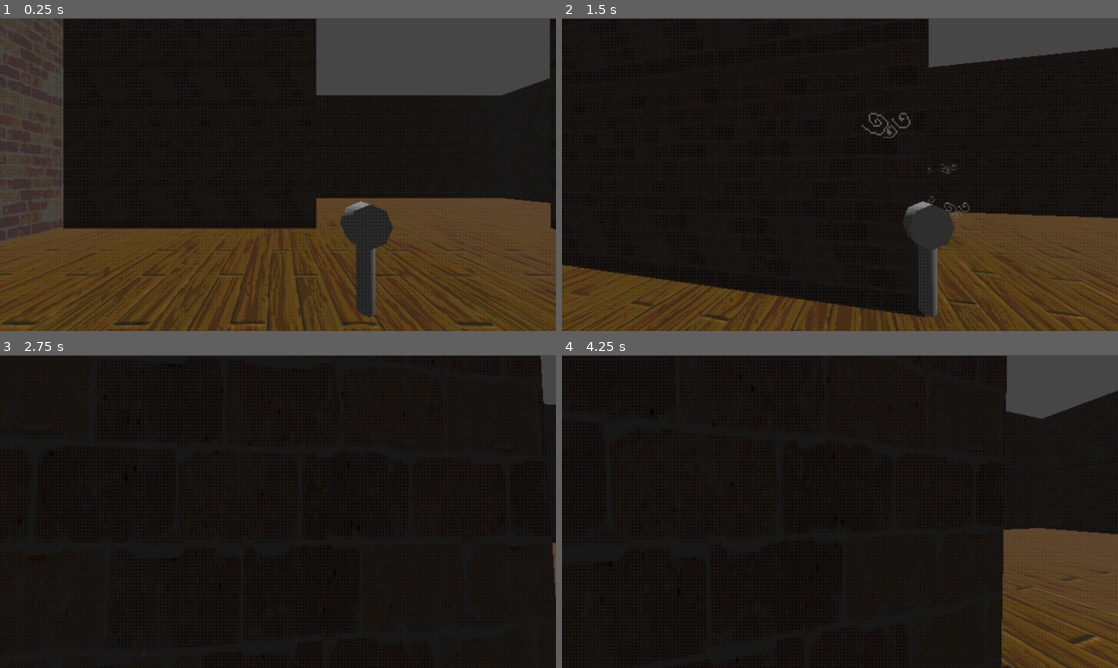
Above: before the commit, frames 1-4 (two rows, left to right).
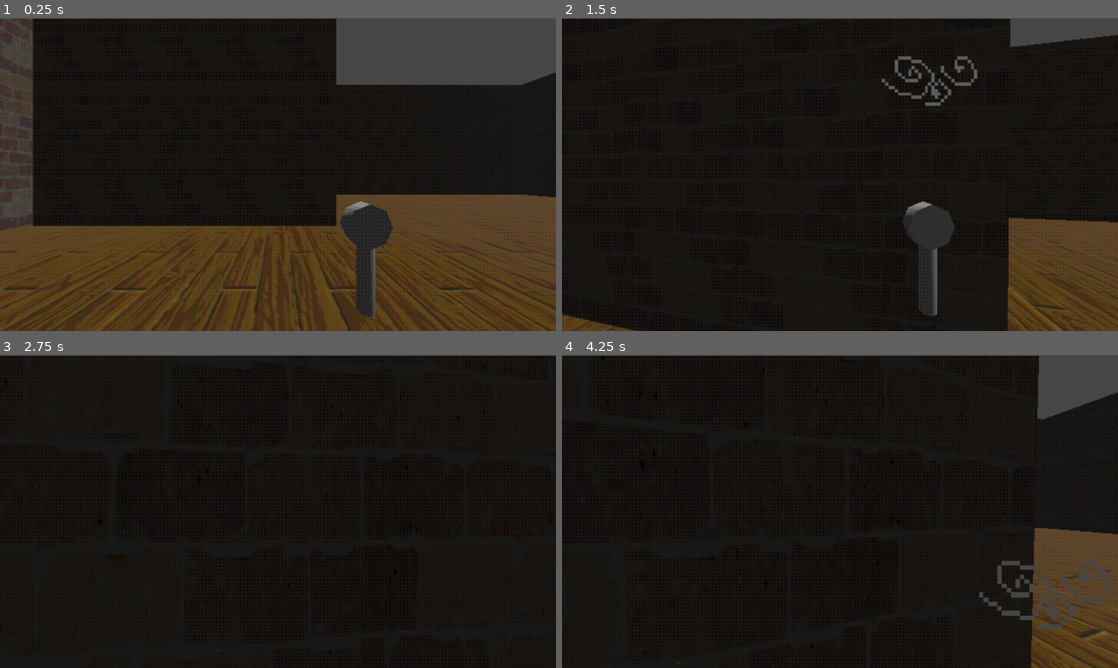
Above: after the commit, the same moments.

Repository: electrp/ggj25
Game: Godot game, scene res://levels/lvl_Room1.tscn
Two runs of this game, one before a commit and one after it. Both use one fixed random seed, a clock stepped at 60 frames per second and the inputs below. This scene is started directly instead of the project's main scene.
Inputs (mouse positions are in pixels of both pictures, inside the frame that each line leads up to):
- Up to frame 1 (0.25 s): no input
- Up to frame 2 (1.5 s): move the mouse to (867, 174) at 0.52 s; press the mouse at (867, 174) at 0.53 s; hold Up (ui_up) from 0.53 s (still down); tap Space (ui_accept) at 0.77 s; move the mouse to (812, 174) at 1.27 s; release the mouse at (812, 174) at 1.28 s; tap E (Interact) at 1.35 s; click (812, 174) at 1.42 s
- Up to frame 3 (2.75 s): keep holding Up (ui_up); tap Space (ui_accept) at 1.52 s; move the mouse to (289, 505) at 2.02 s; press the mouse at (289, 505) at 2.03 s
- Up to frame 4 (4.25 s): keep holding Up (ui_up); tap Enter at 2.75 s; move the mouse to (834, 517) at 2.77 s; release the mouse at (834, 517) at 2.78 s; tap E (Interact) at 2.85 s; click (834, 517) at 2.92 s; tap Space (ui_accept) at 3.02, 3.77 s; move the mouse to (878, 514) at 3.52 s; press the mouse at (878, 514) at 3.53 s

The runs differ from the first frame. In frame 1, 9.2% of the frame differs, in the area x 0-100%, y 0-100%; in frame 2, 17%; in frame 3, 0.5%; in frame 4, 4.6%.

Commit message:
fixing bubble behind walls

Diff:
--- a/ggj25/levels/lvl_Room1.tscn
+++ b/ggj25/levels/lvl_Room1.tscn
@@ -1,16 +1,15 @@
-[gd_scene load_steps=14 format=3 uid="uid://b7kkhjp281kc6"]
+[gd_scene load_steps=13 format=3 uid="uid://b7kkhjp281kc6"]
 
 [ext_resource type="PackedScene" uid="uid://b5logkqgxqaun" path="res://prefabs/pf_Player.tscn" id="1_2lqyt"]
 [ext_resource type="Shader" path="res://assets/shaders/psx.gdshader" id="1_txtqo"]
 [ext_resource type="Material" uid="uid://b7emld1r7yxmu" path="res://assets/materials/mat_Floor.tres" id="2_03ixh"]
 [ext_resource type="PackedScene" uid="uid://j4sd65yaxc0i" path="res://prefabs/pf_BubbleSpawner.tscn" id="2_j1ux3"]
 [ext_resource type="PackedScene" uid="uid://divgqk0d2lwlt" path="res://prefabs/pf_Fan.tscn" id="3_43o8t"]
-[ext_resource type="Material" uid="uid://dtf0gntn1ya0r" path="res://assets/materials/mat_Wall.tres" id="3_j23t1"]
+[ext_resource type="Material" uid="uid://bglg5a4gy00pv" path="res://assets/materials/mat_Wall.tres" id="3_j23t1"]
 [ext_resource type="PackedScene" uid="uid://cvtqjhvbijcac" path="res://prefabs/pf_Vent.tscn" id="3_xm7k1"]
 [ext_resource type="PackedScene" uid="uid://blp4ky1vg6all" path="res://assets/materials/models/grate.fbx" id="5_d6it0"]
 [ext_resource type="PackedScene" uid="uid://r5iernwak6gt" path="res://prefabs/pf_PauseMenu.tscn" id="5_upi7x"]
 [ext_resource type="PackedScene" uid="uid://dmjmirg3qxamh" path="res://prefabs/pf_Door.tscn" id="6_6pof4"]
-[ext_resource type="Material" uid="uid://b4gr2m1diyg70" path="res://assets/materials/mat_Pillar.tres" id="10_d4js3"]
 
 [sub_resource type="ShaderMaterial" id="ShaderMaterial_1nht1"]
 shader = ExtResource("1_txtqo")
@@ -59,7 +58,7 @@
 render_target_update_mode = 4
 
 [node name="Floor" type="CSGBox3D" parent="SubViewportContainer/SubViewport" groups=["poppable"]]
-transform = Transform3D(100.099, 0, 0, 0, 1.00099, 0, 0, 0, 100.099, 0.00841141, 0.301311, 0.0264606)
+transform = Transform3D(100.099, 0, 0, 0, 1.00099, 0, 0, 0, 100.099, 0.00888634, 0.306467, 0.00823784)
 material_override = ExtResource("2_03ixh")
 use_collision = true
 
@@ -80,7 +79,7 @@
 use_collision = true
 
 [node name="DirectionalLight3D" type="DirectionalLight3D" parent="SubViewportContainer/SubViewport"]
-transform = Transform3D(-0.0130407, -0.914685, 0.403957, -0.0295129, 0.404168, 0.914209, -0.999479, -3.72722e-08, -0.0322656, 13.3423, 19.5897, 0.0130472)
+transform = Transform3D(-0.0130407, -0.914685, 0.403957, -0.0295129, 0.404168, 0.914209, -0.999479, -3.72199e-08, -0.0322656, 13.3562, 19.5897, 0)
 
 [node name="WallLeft2" type="CSGBox3D" parent="SubViewportContainer/SubViewport" groups=["poppable"]]
 transform = Transform3D(-4.37114e-07, 0, 0.266045, 0, 9.49386, 0, -10, 0, -1.16292e-08, 4.91649, 5.60184, -9.38814)
@@ -89,7 +88,7 @@
 size = Vector3(0.861328, 1, 1)
 
 [node name="Player" parent="SubViewportContainer/SubViewport" instance=ExtResource("1_2lqyt")]
-transform = Transform3D(0.999997, 0.00054823, 0.00234128, -0.000543907, 0.999998, -0.00185548, -0.00234229, 0.00185421, 0.999996, 3.5273, 2.51649, 1.02365)
+transform = Transform3D(1, 0, 0, 0, 1, 0, 0, 0, 1, 3.09027, 1.82582, 0.0133736)
 
 [node name="BubbleSpawner" parent="SubViewportContainer/SubViewport" instance=ExtResource("2_j1ux3")]
 transform = Transform3D(-4.37114e-08, -0.130368, -4.37114e-08, 0, -5.69858e-09, 1, -1, 5.69858e-09, 1.91069e-15, 14.4437, 2.25992, 0.852121)
@@ -187,29 +186,29 @@
 size = Vector3(0.443375, 0.247559, 1)
 
 [node name="WallRight9" type="CSGBox3D" parent="SubViewportContainer/SubViewport" groups=["poppable"]]
-transform = Transform3D(27.8161, 0, 4.65168e-08, 0, 9.49386, 0, -4.86352e-06, 0, 0.266045, 31.1891, 3.33828, 5.84344)
-use_collision = true
-size = Vector3(0.489395, 0.536621, 1)
+transform = Transform3D(27.8161, 0, 4.65168e-08, 0, 9.49386, 0, -4.86352e-06, 0, 0.266045, 31.4796, 3.33828, 5.84344)
+use_collision = true
+size = Vector3(0.510285, 0.536621, 1)
 
 [node name="Fan" parent="SubViewportContainer/SubViewport" instance=ExtResource("3_43o8t")]
-transform = Transform3D(5.66211, 0, 5.50815e-07, 0, -3.66408, 0, 4.94997e-07, 0, -6.3006, 29.5719, 3.04644, 12.1947)
-power = 0.15
+transform = Transform3D(5.59327, 0, 5.44118e-07, 0, -3.61953, 0, 4.88979e-07, 0, -6.22399, 29.5719, 3.04644, 12.1947)
+power = 0.25
 
 [node name="PfDoor2" parent="SubViewportContainer/SubViewport" instance=ExtResource("6_6pof4")]
-transform = Transform3D(3.103, 4.02844e-07, 0, -2.71273e-07, 4.608, 0, 0, 0, 0.091, 37.9933, 3.39271, 5.80553)
+transform = Transform3D(3.103, 4.02844e-07, 0, -2.71273e-07, 4.608, 0, 0, 0, 0.091, 38.5883, 3.39271, 5.8072)
 script = SubResource("GDScript_a0aq6")
 door_time = 1.0
 door_end = Vector3(0, 70, 0)
 
 [node name="WallRight10" type="CSGBox3D" parent="SubViewportContainer/SubViewport" groups=["poppable"]]
-transform = Transform3D(27.8161, 0, 4.65168e-08, 0, 9.49386, 0, -4.86352e-06, 0, 0.266045, 41.0973, 3.36721, 5.83853)
-use_collision = true
-size = Vector3(0.00708397, 0.536621, 1)
+transform = Transform3D(27.8161, 0, 4.65168e-08, 0, 9.49386, 0, -4.86352e-06, 0, 0.266045, 41.9205, 3.36721, 5.83853)
+use_collision = true
+size = Vector3(0.0151445, 0.536621, 1)
 
 [node name="WallRight11" type="CSGBox3D" parent="SubViewportContainer/SubViewport" groups=["poppable"]]
-transform = Transform3D(3.51541e-05, 0, -0.266045, 0, 9.49386, 0, 268.077, 0, 3.48876e-08, 44.6039, 3.36721, -7.12501)
-use_collision = true
-size = Vector3(0.132918, 0.536621, 1)
+transform = Transform3D(3.51541e-05, 0, -0.266045, 0, 9.49386, 0, 268.077, 0, 3.48876e-08, 44.6039, 3.36721, -1.20229)
+use_collision = true
+size = Vector3(0.0887308, 0.536621, 1)
 
 [node name="WallRight12" type="CSGBox3D" parent="SubViewportContainer/SubViewport" groups=["poppable"]]
 transform = Transform3D(3.51541e-05, 0, -0.266045, 0, 9.49386, 0, 268.077, 0, 3.48876e-08, 44.6039, 3.36721, 7.44928)
@@ -217,169 +216,69 @@
 size = Vector3(0.0241854, 0.536621, 1)
 
 [node name="WallLeft10" type="CSGBox3D" parent="SubViewportContainer/SubViewport" groups=["poppable"]]
-transform = Transform3D(-4.37114e-07, 0, 0.266045, 0, 9.49386, 0, -10, 0, -1.16292e-08, 41.2433, 0.782259, 8.12125)
+transform = Transform3D(-4.37114e-07, 0, 0.266045, 0, 9.49386, 0, -10, 0, -1.16292e-08, 42.0194, 0.782259, 8.12125)
 use_collision = true
 size = Vector3(0.472229, 0.194824, 1)
 
 [node name="WallLeft11" type="CSGBox3D" parent="SubViewportContainer/SubViewport" groups=["poppable"]]
-transform = Transform3D(-4.37114e-07, 0, 0.266045, 0, 9.49386, 0, -10, 0, -1.16292e-08, 41.1676, 4.29065, 8.13799)
+transform = Transform3D(-4.37114e-07, 0, 0.266045, 0, 9.49386, 0, -10, 0, -1.16292e-08, 42.0279, 4.29065, 8.14264)
 use_collision = true
 size = Vector3(0.439209, 0.304382, 1)
 
 [node name="Fan2" parent="SubViewportContainer/SubViewport" instance=ExtResource("3_43o8t")]
-transform = Transform3D(3.30679, 0, 5.5838e-07, 0, -3.61953, 0, 2.89089e-07, 0, -6.38712, 43.159, 3.07538, 12.1898)
+transform = Transform3D(2.3034, 0, 5.5838e-07, 0, -3.61953, 0, 2.0137e-07, 0, -6.38712, 43.3165, 3.07538, 12.1898)
 power = 0.07
 
 [node name="WallLeft12" type="CSGBox3D" parent="SubViewportContainer/SubViewport" groups=["poppable"]]
-transform = Transform3D(-10, 0, -2.32584e-08, 0, 9.49386, 0, 8.74228e-07, 0, -0.266045, 43.13, 0.782259, 5.84862)
-use_collision = true
-size = Vector3(0.396858, 0.194824, 1)
+transform = Transform3D(-10, 0, -2.32584e-08, 0, 9.49386, 0, 8.74228e-07, 0, -0.266045, 43.4943, 0.782259, 5.84862)
+use_collision = true
+size = Vector3(0.324005, 0.194824, 1)
 
 [node name="WallLeft13" type="CSGBox3D" parent="SubViewportContainer/SubViewport" groups=["poppable"]]
-transform = Transform3D(-9.94631, 0, -2.31335e-08, 0, 9.44289, 0, 8.69534e-07, 0, -0.264617, 42.9878, 4.2832, 5.90066)
-use_collision = true
-size = Vector3(0.360855, 0.304382, 1)
+transform = Transform3D(-10, 0, -2.32584e-08, 0, 9.49386, 0, 8.74228e-07, 0, -0.266045, 43.2919, 4.27886, 5.91395)
+use_collision = true
+size = Vector3(0.300659, 0.304382, 1)
 
 [node name="grate2" parent="SubViewportContainer/SubViewport" instance=ExtResource("5_d6it0")]
-transform = Transform3D(1.28786e-06, -6.84957e-07, -1.349, 0, 7.835, -1.17933e-07, -29.4627, -2.99404e-14, -5.89667e-08, 41.1992, 2.27462, 8.16173)
+transform = Transform3D(1.28786e-06, -6.84957e-07, -1.349, 0, 7.835, -1.17933e-07, -29.4627, -2.99404e-14, -5.89667e-08, 42.0575, 2.27462, 8.16173)
 
 [node name="grate3" parent="SubViewportContainer/SubViewport" instance=ExtResource("5_d6it0")]
-transform = Transform3D(23.0259, 4.20986e-15, 1.17933e-07, -7.15157e-21, 7.835, -1.17933e-07, 2.01299e-06, -6.84957e-07, -1.349, 42.8021, 2.28249, 5.83745)
+transform = Transform3D(15.6182, 4.20986e-15, 1.17933e-07, -4.85083e-21, 7.835, -1.17933e-07, 1.36539e-06, -6.84957e-07, -1.349, 43.2888, 2.27462, 5.8371)
 
 [node name="Node3D" parent="SubViewportContainer/SubViewport/grate3" instance=ExtResource("3_xm7k1")]
 transform = Transform3D(-0.124, -1.32883e-08, 8.50316e-08, 1.08404e-08, -0.152, -4.82366e-08, -1.10989e-07, 7.71786e-08, -0.095, 0, 0, 0.277514)
 
-[node name="WallRight13" type="CSGBox3D" parent="SubViewportContainer/SubViewport" groups=["poppable"]]
-transform = Transform3D(-134.038, 0, -0.230402, 0, 9.49386, 0, 232.161, 0, -0.133023, 39.2111, 3.39614, 3.09619)
+[node name="PauseMenu" parent="." instance=ExtResource("5_upi7x")]
+
+[node name="WallRight11" type="CSGBox3D" parent="." groups=["poppable"]]
+transform = Transform3D(-134.038, 0, -0.230402, 0, 9.49386, 0, 232.161, 0, -0.133023, 39.1812, 3.36721, 3.1011)
 use_collision = true
 size = Vector3(0.0225687, 0.536621, 1)
 
-[node name="WallRight14" type="CSGBox3D" parent="SubViewportContainer/SubViewport" groups=["poppable"]]
-transform = Transform3D(3.51541e-05, 0, -0.266045, 0, 9.49386, 0, 268.077, 0, 3.48876e-08, 40.6676, 3.38551, -3.16561)
+[node name="WallRight12" type="CSGBox3D" parent="." groups=["poppable"]]
+transform = Transform3D(3.51541e-05, 0, -0.266045, 0, 9.49386, 0, 268.077, 0, 3.48876e-08, 40.6377, 3.35658, -3.1607)
 use_collision = true
 size = Vector3(0.0271464, 0.536621, 1)
 
-[node name="WallRight15" type="CSGBox3D" parent="SubViewportContainer/SubViewport" groups=["poppable"]]
-transform = Transform3D(3.51541e-05, 0, -0.266045, 0, 9.49386, 0, 268.077, 0, 3.48876e-08, 42.1742, 3.38551, -3.30511)
-material_override = ExtResource("10_d4js3")
+[node name="WallRight13" type="CSGBox3D" parent="." groups=["poppable"]]
+transform = Transform3D(3.51541e-05, 0, -0.266045, 0, 9.49386, 0, 268.077, 0, 3.48876e-08, 42.1443, 3.35658, -3.3002)
 use_collision = true
 size = Vector3(0.001, 0.536621, 1)
 
-[node name="WallRight16" type="CSGBox3D" parent="SubViewportContainer/SubViewport" groups=["poppable"]]
-transform = Transform3D(3.51541e-05, 0, -0.266045, 0, 9.49386, 0, 268.077, 0, 3.48876e-08, 44.1951, 3.42634, -5.41126)
-material_override = ExtResource("10_d4js3")
+[node name="WallRight14" type="CSGBox3D" parent="." groups=["poppable"]]
+transform = Transform3D(3.51541e-05, 0, -0.266045, 0, 9.49386, 0, 268.077, 0, 3.48876e-08, 44.1652, 3.39741, -5.40635)
 use_collision = true
 size = Vector3(0.001, 0.536621, 1)
 
-[node name="WallRight17" type="CSGBox3D" parent="SubViewportContainer/SubViewport" groups=["poppable"]]
-transform = Transform3D(3.51541e-05, 0, -0.266045, 0, 9.49386, 0, 268.077, 0, 3.48876e-08, 43.4418, 3.42634, -5.6575)
-material_override = ExtResource("10_d4js3")
+[node name="WallRight15" type="CSGBox3D" parent="." groups=["poppable"]]
+transform = Transform3D(3.51541e-05, 0, -0.266045, 0, 9.49386, 0, 268.077, 0, 3.48876e-08, 43.4119, 3.39741, -5.65259)
 use_collision = true
 size = Vector3(0.001, 0.536621, 1)
 
-[node name="WallRight18" type="CSGBox3D" parent="SubViewportContainer/SubViewport" groups=["poppable"]]
-transform = Transform3D(-68.8635, 0, -0.257118, 0, 9.49386, 0, 259.081, 0, -0.0683416, 40.9731, 3.32834, -6.97478)
+[node name="WallRight16" type="CSGBox3D" parent="." groups=["poppable"]]
+transform = Transform3D(-68.8635, 0, -0.257118, 0, 9.49386, 0, 259.081, 0, -0.0683416, 40.9432, 3.29941, -6.96987)
 use_collision = true
 size = Vector3(0.0436518, 0.536621, 1)
-
-[node name="WallRight19" type="CSGBox3D" parent="SubViewportContainer/SubViewport" groups=["poppable"]]
-transform = Transform3D(124.265, 0, -0.235736, 0, 9.49386, 0, 237.536, 0, 0.123324, 41.1481, 3.32834, -15.0868)
-use_collision = true
-size = Vector3(0.0217559, 0.536621, 1)
-
-[node name="WallRight20" type="CSGBox3D" parent="SubViewportContainer/SubViewport" groups=["poppable"]]
-transform = Transform3D(268.077, 0, 0, 0, 9.49386, 0, 0, 0, 0.266046, 23.2575, 3.32834, -17.5986)
-use_collision = true
-size = Vector3(0.124398, 0.536621, 1)
-
-[node name="WallRight21" type="CSGBox3D" parent="SubViewportContainer/SubViewport" groups=["poppable"]]
-transform = Transform3D(268.077, 0, 0, 0, 9.49386, 0, 0, 0, 0.266046, 25.6989, 3.34109, -25.0098)
-use_collision = true
-size = Vector3(0.141249, 0.539307, 1)
-
-[node name="WallRight22" type="CSGBox3D" parent="SubViewportContainer/SubViewport" groups=["poppable"]]
-transform = Transform3D(3.51541e-05, 0, -0.266045, 0, 9.49386, 0, 268.077, 0, 3.48876e-08, 37.6809, 3.42634, -19.7822)
-material_override = ExtResource("10_d4js3")
-use_collision = true
-size = Vector3(0.001, 0.536621, 1)
-
-[node name="WallRight23" type="CSGBox3D" parent="SubViewportContainer/SubViewport" groups=["poppable"]]
-transform = Transform3D(3.51541e-05, 0, -0.266045, 0, 9.49386, 0, 268.077, 0, 3.48876e-08, 36.6219, 3.42634, -19.9831)
-material_override = ExtResource("10_d4js3")
-use_collision = true
-size = Vector3(0.001, 0.536621, 1)
-
-[node name="WallRight24" type="CSGBox3D" parent="SubViewportContainer/SubViewport" groups=["poppable"]]
-transform = Transform3D(3.51541e-05, 0, -0.266045, 0, 9.49386, 0, 268.077, 0, 3.48876e-08, 34.9492, 3.42634, -22.6827)
-material_override = ExtResource("10_d4js3")
-use_collision = true
-size = Vector3(0.001, 0.536621, 1)
-
-[node name="WallRight25" type="CSGBox3D" parent="SubViewportContainer/SubViewport" groups=["poppable"]]
-transform = Transform3D(3.51541e-05, 0, -0.266045, 0, 9.49386, 0, 268.077, 0, 3.48876e-08, 34.2647, 3.42634, -22.9523)
-material_override = ExtResource("10_d4js3")
-use_collision = true
-size = Vector3(0.001, 0.536621, 1)
-
-[node name="WallRight26" type="CSGBox3D" parent="SubViewportContainer/SubViewport" groups=["poppable"]]
-transform = Transform3D(3.51541e-05, 0, -0.266045, 0, 9.49386, 0, 268.077, 0, 3.48876e-08, 33.3843, 3.42634, -23.2814)
-material_override = ExtResource("10_d4js3")
-use_collision = true
-size = Vector3(0.001, 0.536621, 1)
-
-[node name="WallRight27" type="CSGBox3D" parent="SubViewportContainer/SubViewport" groups=["poppable"]]
-transform = Transform3D(0.000108221, 0, -0.266045, 0, 9.49386, 0, 825.265, 0, 3.48876e-08, 30.103, 3.42634, -23.3147)
-material_override = ExtResource("10_d4js3")
-use_collision = true
-size = Vector3(0.001, 0.536621, 1)
-
-[node name="WallRight28" type="CSGBox3D" parent="SubViewportContainer/SubViewport" groups=["poppable"]]
-transform = Transform3D(0.000108221, 0, -0.266045, 0, 9.49386, 0, 825.265, 0, 3.48876e-08, 27.0681, 3.42634, -21.1932)
-material_override = ExtResource("10_d4js3")
-use_collision = true
-size = Vector3(0.001, 0.536621, 1)
-
-[node name="WallRight29" type="CSGBox3D" parent="SubViewportContainer/SubViewport" groups=["poppable"]]
-transform = Transform3D(0.000108221, 0, -0.266045, 0, 9.49386, 0, 825.265, 0, 3.48876e-08, 30.0739, 3.42634, -19.3618)
-material_override = ExtResource("10_d4js3")
-use_collision = true
-size = Vector3(0.001, 0.536621, 1)
-
-[node name="WallRight30" type="CSGBox3D" parent="SubViewportContainer/SubViewport" groups=["poppable"]]
-transform = Transform3D(0.000108221, 0, -0.266045, 0, 9.49386, 0, 825.265, 0, 3.48876e-08, 30.0739, 3.42634, -19.3618)
-use_collision = true
-size = Vector3(0.001, 0.536621, 1)
-
-[node name="WallRight31" type="CSGBox3D" parent="SubViewportContainer/SubViewport" groups=["poppable"]]
-transform = Transform3D(583.551, 0, -0.188122, 0, 9.49386, 0, 583.551, 0, 0.188122, 24.5743, 3.31925, -18.9275)
-use_collision = true
-size = Vector3(0.00439746, 0.536621, 1)
-
-[node name="WallRight32" type="CSGBox3D" parent="SubViewportContainer/SubViewport" groups=["poppable"]]
-transform = Transform3D(-485.126, -3.70511e-06, -0.215224, -0.0649321, 9.49386, 1.50827e-05, 667.619, 0.000920682, -0.156393, 24.5342, 3.31925, -23.9068)
-use_collision = true
-size = Vector3(0.00488867, 0.536621, 1)
-
-[node name="PauseMenu" parent="." instance=ExtResource("5_upi7x")]
-
-[node name="Fan" parent="." instance=ExtResource("3_43o8t")]
-transform = Transform3D(-3.17103e-07, 0, 13.4737, 0, 4.15205, 0, -7.25447, 0, -5.88955e-07, 10.0785, 3.12673, -21.3616)
-power = 0.5
-
-[node name="WallRight21" type="CSGBox3D" parent="." groups=["poppable"]]
-transform = Transform3D(258.942, 0, 0.0688577, 0, 9.49386, 0, -69.3834, 0, 0.25698, 4.35305, 3.34109, -24.3331)
-use_collision = true
-size = Vector3(0.019543, 0.539307, 1)
-
-[node name="WallRight22" type="CSGBox3D" parent="." groups=["poppable"]]
-transform = Transform3D(258.942, 0, -0.0688576, 0, 9.49386, 0, 69.3834, 0, 0.25698, 4.35305, 3.34109, -18.1993)
-use_collision = true
-size = Vector3(0.019543, 0.539307, 1)
-
-[node name="WallLeft12" type="CSGBox3D" parent="." groups=["poppable"]]
-transform = Transform3D(1.79893e-06, 0, -0.266045, 0, 9.49386, 0, 13.7182, 0, 3.48876e-08, 2.34121, 0.782259, -21.2319)
-use_collision = true
-size = Vector3(0.396858, 0.194824, 1)
 
 [connection signal="bubble_entered" from="SubViewportContainer/SubViewport/grate/Node3D" to="SubViewportContainer/SubViewport/PfDoor" method="_on_node_3d_bubble_entered"]
 [connection signal="bubble_entered" from="SubViewportContainer/SubViewport/grate3/Node3D" to="SubViewportContainer/SubViewport/PfDoor2" method="_on_node_3d_bubble_entered"]
--- a/ggj25/prefabs/pf_Fan.tscn
+++ b/ggj25/prefabs/pf_Fan.tscn
@@ -15,14 +15,9 @@
 @onready var end_marker: Node3D = $Area3D/CollisionShape3D/EndMarker
 @onready var particle_emitter = $GPUParticles3D
 
-# Called when the node enters the scene tree for the first time.
-func _ready() -> void:
-	pass # Replace with function body.
-
-
 # Called every frame. 'delta' is the elapsed time since the previous frame.
 func _physics_process(delta: float) -> void:
-	if(!activate):
+	if !activate:
 		particle_emitter.emitting = false
 		return
 	else:
@@ -30,28 +25,38 @@
 
 	var norm = end_marker.global_position - self.global_position
 	falloff_scale = norm.length()
-	plane = Plane(norm.normalized(), self.global_position);
+	plane = Plane(norm.normalized(), self.global_position)
 
 	for node in $Area3D.get_overlapping_bodies():
-		if(!node.is_in_group(\"pushable\")):
+		if !node.is_in_group(\"pushable\"):
 			continue
 
-		if(!node is RigidBody3D):
+		if !node is RigidBody3D:
 			continue
 
 		var rb = node as RigidBody3D
 
-		if(falloff):
+		var ray_origin = self.global_position
+		var ray_target = node.global_position
+		var space_state = get_world_3d().direct_space_state
+
+		var query = PhysicsRayQueryParameters3D.new()
+		query.from = ray_origin
+		query.to = ray_target
+		query.collide_with_bodies = true
+		query.exclude = [self, node]
+
+		# 충돌 체크
+		var result = space_state.intersect_ray(query)
+		if result.size() > 0:
+			continue
+
+		if falloff:
 			var dist: float = plane.distance_to(node.global_position)
 			var scale = abs(1 - dist / falloff_scale)
 			rb.apply_impulse(power * scale * plane.normal)
 		else:
 			rb.apply_impulse(power * plane.normal)
-
-	pass
-
-func _on_area_3d_area_entered(area: Area3D) -> void:
-	pass # Replace with function body.
 "
 
 [sub_resource type="BoxShape3D" id="BoxShape3D_bcesa"]
--- a/ggj25/prefabs/pf_Player.tscn
+++ b/ggj25/prefabs/pf_Player.tscn
@@ -44,4 +44,4 @@
 transform = Transform3D(2.5, 0, 0, 0, -1.09278e-08, 1.25, 0, -0.5, -1.09278e-07, 0.0136642, 1.46638, -0.0119386)
 
 [node name="PortableFan" parent="CharacterBody3D" instance=ExtResource("3_dev6a")]
-transform = Transform3D(-1, 0, -8.74228e-08, 0, 1, 0, 8.74228e-08, 0, -1, -2.91038e-11, 0, -0.673047)
+transform = Transform3D(-1, 0, -8.74228e-08, 0, 1, 0, 8.74228e-08, 0, -1, 0, 0, 0.5)
--- a/ggj25/prefabs/pf_PortableFan.tscn
+++ b/ggj25/prefabs/pf_PortableFan.tscn
@@ -5,7 +5,7 @@
 [node name="PortableFan" type="Node3D"]
 
 [node name="Fan" parent="." instance=ExtResource("1_45sr3")]
-transform = Transform3D(2.72637, 0, 0, 0, 2.72637, 0, 0, 0, 8.64072, -0.592832, 0.428613, 0.377789)
+transform = Transform3D(2.726, 0, 0, 0, 2.726, 0, 0, 0, 9, -0.592832, 0.428613, 0.377789)
 falloff = true
 power = 1.0
 activate = false
Not shown: 1 places in ggj25/assets/materials/env_Player.tres that only renumber resources
Not shown: 1 places in ggj25/assets/materials/mat_Wall.tres that only renumber resources
Not shown: 1 places in ggj25/prefabs/pf_Player.tscn that only renumber resources
